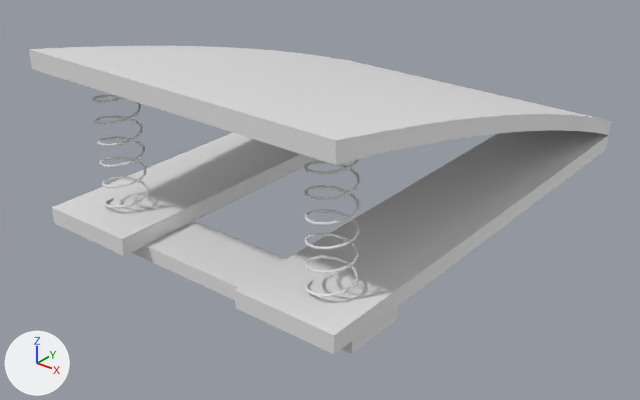
An edit to the FBX model Assets/Models/Trampolim.fbx, drawn before and after from the same camera.
Before and after are seen from a 50 mm camera at (4.23, -4.29, 1.46) aimed at (1.14, -0.43, -0.93). The lights are fixed; the arrows at lower left show +X, +Y and +Z. The first picture is the older version. Where no turn or scale is listed for an object, it has been applied to the vertices.

Objects in the first picture: 'Trampolim', 'Trampolim_Base', 'Trampolim_Mola'.
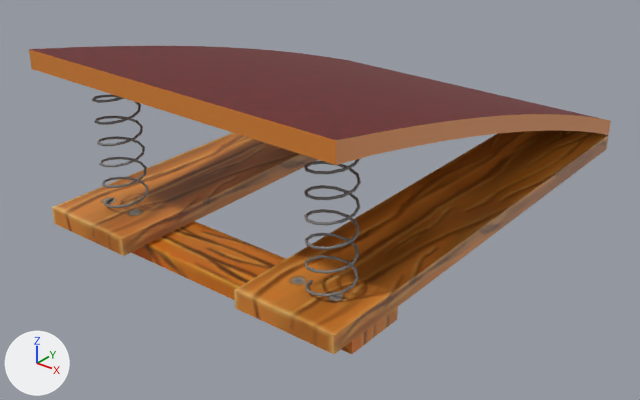
The newer file is also turned or shifted as a whole; pictures and numbers use the older file's frame.

Scene script edits in JSON lines:
```json
{"op": "add", "block": "img_atlas_minasripasbandeiraoutdoor_basecolor_png", "code": ["img_atlas_minasripasbandeiraoutdoor_basecolor_png = load_image('Atlas_MinasRipasBandeiraOutdoor_BaseColor.png', '../Textures/Atlas_MinasRipasBandeiraOutdoor_BaseColor.png', 2048, 2048, 'sRGB')"]}
{"op": "add", "block": "mat_atlas_basecolor", "code": ["mat_atlas_basecolor = principled_material('Atlas_BaseColor')", "mat_atlas_basecolor.texture = img_atlas_minasripasbandeiraoutdoor_basecolor_png"]}
{"block": "me_trampolim_base", "where": "me_trampolim_base.from_pydata(...)  # 24 vertices, 15 faces; spans x -1.03..1.03, y -3.14..-0.04, z -0.23..-0.03"}
{"block": "me_trampolim_base", "where": "# used by ob_trampolim_base; location = (1.169, 1.49, -0.785)"}
{"block": "me_trampolim_base", "change": "me_trampolim_base part 2: 15 faces spanning x -1.03..1.03, y -3.14..-0.04, z -0.23..-0.03 switch from no material to mat_atlas_basecolor (picture img_atlas_minasripasbandeiraoutdoor_basecolor_png)"}
{"block": "me_trampolim", "where": "me_trampolim.from_pydata(...)  # 48 vertices, 46 faces; spans x -1.04..1.04, y -1.5..1.6, z -0.17..0.76"}
{"block": "me_trampolim", "where": "# used by ob_trampolim; location = (1.169, -0.153, -0.642)"}
{"block": "me_trampolim", "change": "me_trampolim part 1: texture (UV) coordinates of 46 of 46 faces, centred in x -1.04..1.04, y -1.5..1.6, z -0.12..0.74, changed; they spanned u 0.12..0.88, v 0.0..1.0 and now span u 0.55..0.76, v 0.02..0.48"}
{"op": "add", "block": "me_trampolim", "code": "me_trampolim.materials.append(mat_atlas_basecolor)  # picture img_atlas_minasripasbandeiraoutdoor_basecolor_png"}
{"block": "me_trampolim_mola", "where": "me_trampolim_mola.from_pydata(...)  # 1752 vertices, 1728 faces; spans x -0.13..1.64, y -0.13..0.13, z -0.01..0.77"}
{"op": "add", "block": "me_trampolim_mola", "code": "me_trampolim_mola.materials.append(mat_atlas_basecolor)  # picture img_atlas_minasripasbandeiraoutdoor_basecolor_png"}
```

What differs and where, as boxes (x1, y1, x2, y2) in the pictures (640 x 400 px):
```json
{"object": "Trampolim", "change": "recoloured, surface changed", "before": [29, 46, 611, 165], "after": [29, 46, 611, 165], "on screen": "darker"}
{"object": "Trampolim_Mola", "change": "recoloured", "before": [92, 94, 361, 297], "after": [92, 94, 361, 297]}
{"part": 2, "of": "me_trampolim_base", "change": "recoloured", "before": [52, 130, 609, 354], "after": [52, 130, 609, 354], "on screen": "white to brown"}
```
